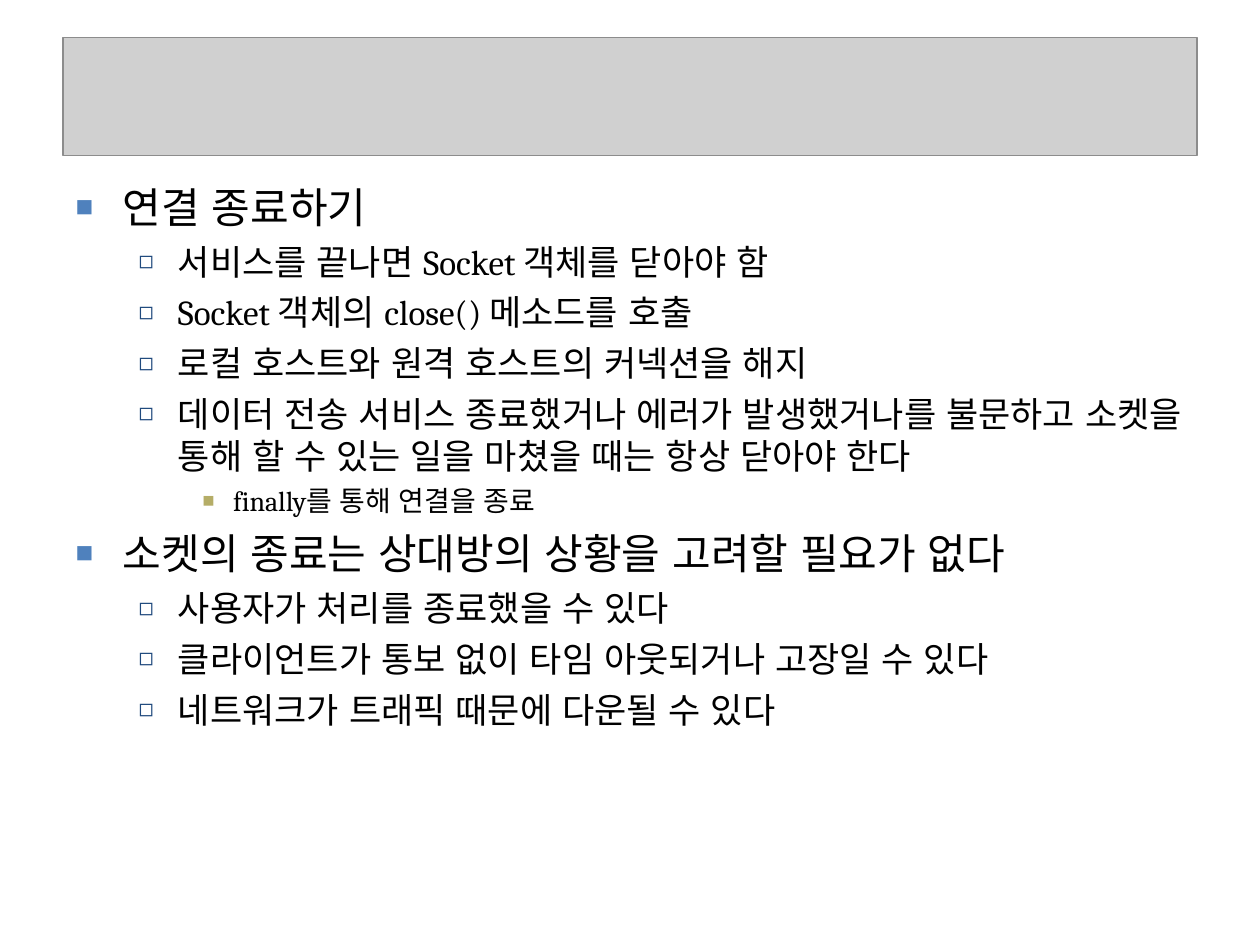
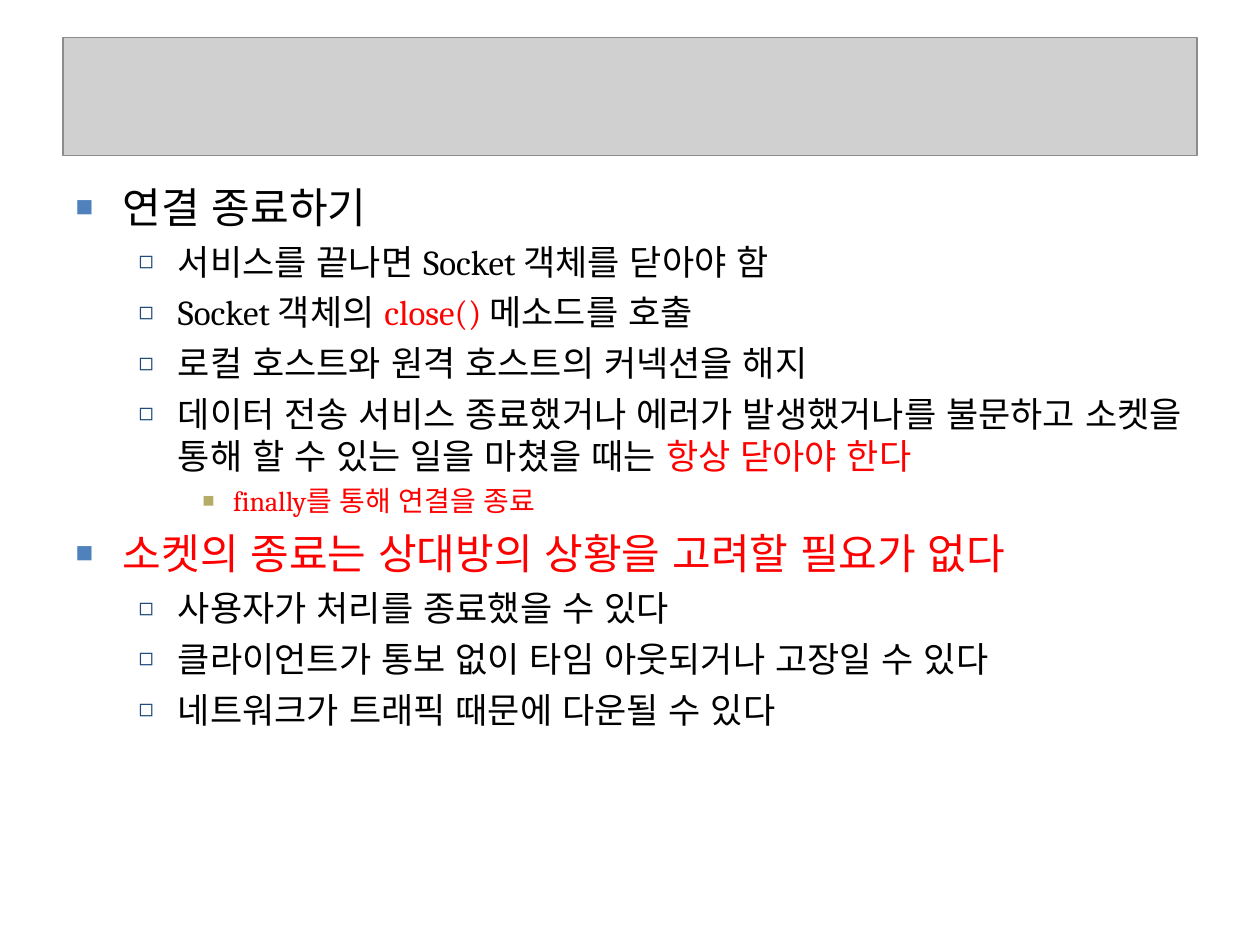
Before and after one commit to seleuchel/javaNetwork, a slide deck: slide 7 of ppt/321_chap09ServerSocket.ppt. Drawn at 1260x945 pixels with LibreOffice and Linux fonts; fonts in the diff are those of the drawing; grey boxes stand for pictures; background and template pictures are left out. Boxes give left, top, right and bottom in pixels: in the first picture for what was removed or moved away, otherwise in the second. Text is boxed around its words. In the diff, an @@ line names an element or a change of style, - is before the commit and + after.

```diff
--- a/ppt/321_chap09ServerSocket.ppt
+++ b/ppt/321_chap09ServerSocket.ppt
@@ text at [123, 296, 1182, 573]: text colour #000000 to #FF0000 in "close()", "항상 닫아야 한다", "finally를 통해 연결을 종료", "소켓의 종료는 상대방의 상황을 고려할 필요가 없다" @@
```
Also in this commit, not shown: 7 other slides changed, 4 other files.
